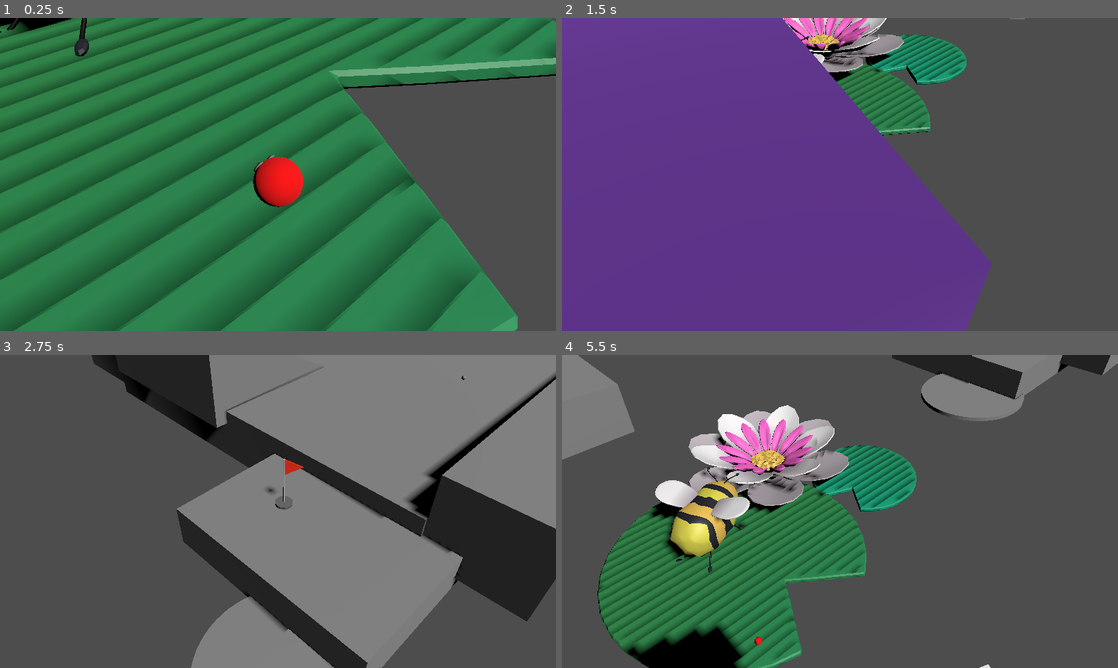
Above: before the commit, frames 1-4 (two rows, left to right).
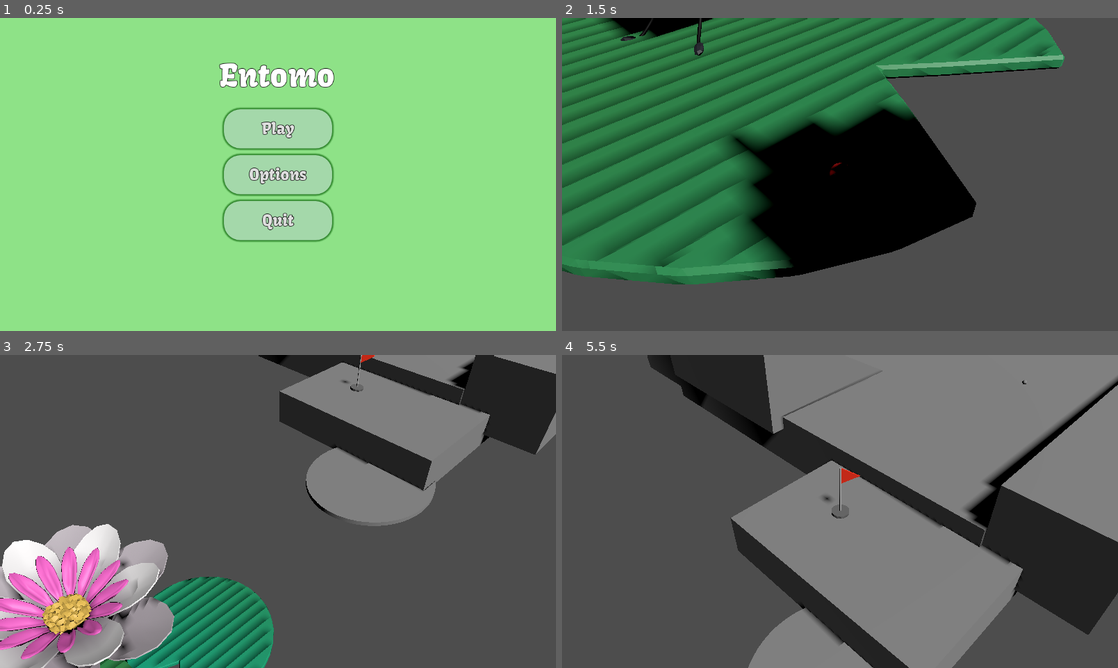
Above: after the commit, the same moments.

Repository: melonboyo/entomo
Game: Godot game, scene res://Scenes/Menus/MainMenu/MainMenu.tscn
Same seed, same stepped clock (60 frames per second), same inputs: the game is played once before the commit and once after it. Before the commit the project starts from res://Scenes/Levels/level1.tscn.
Inputs (mouse positions are in pixels of both pictures, inside the frame that each line leads up to):
- Up to frame 1 (0.25 s): no input
- Up to frame 2 (1.5 s): click (840, 127) at 0.5 s, where only the run after the commit has a clickable "Play"; tap Enter at 1.25 s; move the mouse to (962, 158) at 1.27 s; hold D (move_right) from 1.28 s (still down); tap E (interact) at 1.35 s; click (962, 158) at 1.42 s
- Up to frame 3 (2.75 s): tap Space (move_jump) at 1.52 s; release D (move_right) at 2 s; drag from (166, 527) to (250, 574) at 2.02 s
- Up to frame 4 (5.5 s): move the mouse to (895, 442) at 2.77 s; hold D (move_right) 2.78-3.5 s; tap Shift at 2.85 s; drag from (812, 574) to (673, 464) at 3.52 s; move the mouse to (1006, 558) at 4.27 s; hold A (move_left) 4.28-5 s; tap E (interact) at 4.35 s; tap Space (move_jump) at 4.52, 5 s; drag from (673, 464) to (756, 433) at 5.02 s

The runs differ from the first frame. In frame 1, 100% of the frame differs, in the area x 0-100%, y 0-100%; in frame 2, 73%; in frame 3, 65%; in frame 4, 79%.

Commit message:
Set MainMenu as main scene

Diff:
--- a/Scenes/Levels/level1.tscn
+++ b/Scenes/Levels/level1.tscn
@@ -13,7 +13,7 @@
 [ext_resource type="PackedScene" uid="uid://daoe6gj0bo2qr" path="res://Scenes/Menus/PauseMenu/pause_menu.tscn" id="11_c6575"]
 [ext_resource type="PackedScene" uid="uid://caxb37ohqq7q3" path="res://EnvironmentAssets/Flag/Flag.tscn" id="15_3xa5f"]
 [ext_resource type="PackedScene" uid="uid://dxqjrf22vjo3t" path="res://EnvironmentAssets/lilipad.tscn" id="15_ajvuj"]
-[ext_resource type="PackedScene" uid="uid://ceq3k2pduj7cb" path="res://Outdated/Beetle.tscn" id="15_cbjvc"]
+[ext_resource type="PackedScene" uid="uid://ceq3k2pduj7cb" path="res://Characters/Pillbug/Pillbug.tscn" id="15_cbjvc"]
 
 [sub_resource type="CylinderMesh" id="CylinderMesh_75gon"]
 
@@ -59,7 +59,7 @@
 directional_shadow_max_distance = 3386.3
 
 [node name="Parasite" parent="." node_paths=PackedStringArray("game_state_manager") instance=ExtResource("1_nc2ee")]
-transform = Transform3D(1, 0, 0, 0, 1, 0, 0, 0, 1, -3.32945, 4.75076, 19.7354)
+transform = Transform3D(-0.707107, 0, 0.707107, 0, 1, 0, -0.707107, 0, -0.707107, -3.32945, 1.80459, 19.7354)
 game_state_manager = NodePath("../GameStateManager")
 
 [node name="Bumblebee" parent="." node_paths=PackedStringArray("game_state_manager") instance=ExtResource("4_usii5")]
@@ -76,7 +76,7 @@
 
 [node name="CameraRoot" type="Node3D" parent="." node_paths=PackedStringArray("camera", "game_state_manager", "focus")]
 process_priority = 1
-transform = Transform3D(1.00045, 0, 0, 0, 1.00045, 0, 0, 0, 1.00045, -3.32945, 4.74981, 19.7354)
+transform = Transform3D(1.00045, 0, 0, 0, 1.00045, 0, 0, 0, 1.00045, -3.32945, 1.80556, 19.7354)
 script = ExtResource("1_x6jyc")
 zooms = {
 1: 10.0,
--- a/project.godot
+++ b/project.godot
@@ -11,7 +11,7 @@
 [application]
 
 config/name="Entomo"
-run/main_scene="res://Scenes/Levels/level1.tscn"
+run/main_scene="res://Scenes/Menus/MainMenu/MainMenu.tscn"
 config/features=PackedStringArray("4.3", "Forward Plus")
 config/icon="res://Sprites/icon.png"
 
